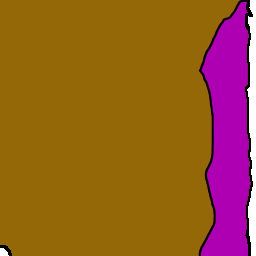
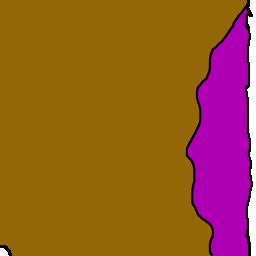
Comparing the layer stacks of the two 256 x 256 images. Changes:
hid "N3XR Top", painted on it over left=185, top=0, right=247, bottom=256
added layer "N3XR Top-New" above "N3XR Middle-New" over left=185, top=0, right=247, bottom=256
